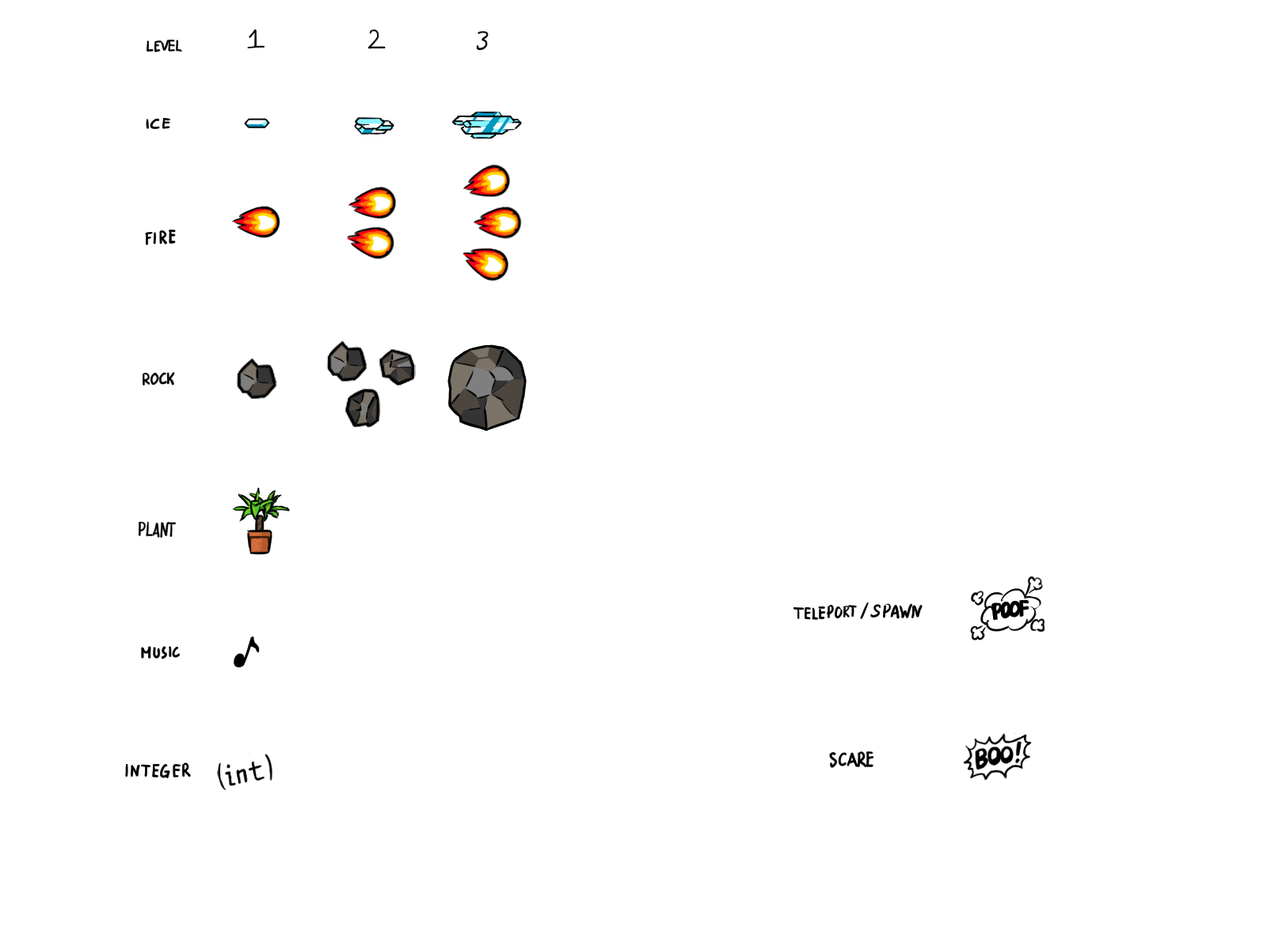
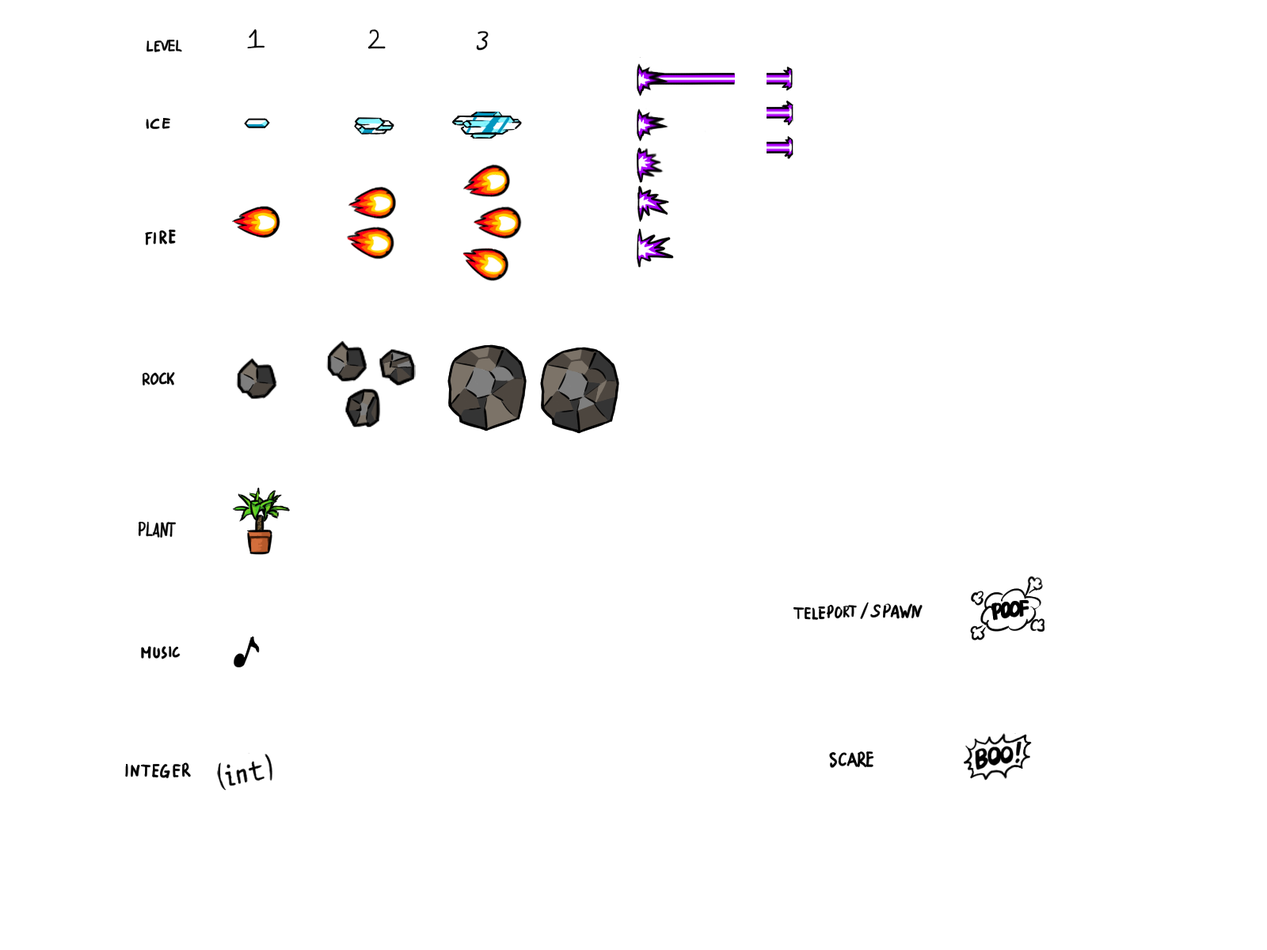
Before/after of a (1267, 950) layered artwork. What changed in the layer stack:
painted on "Sketch" over [539, 57, 794, 434]
painted on "Color" over [539, 57, 794, 434]
